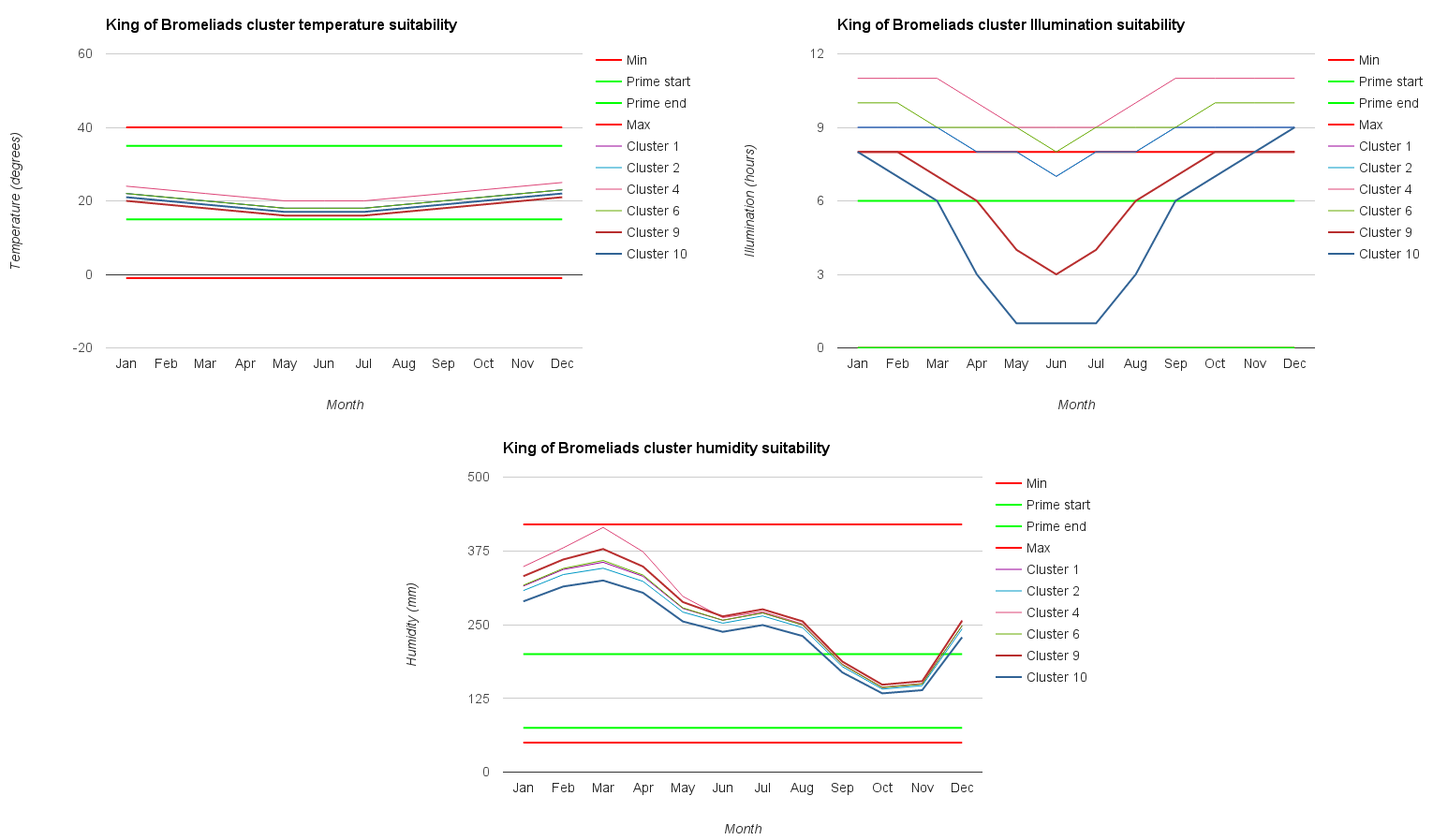
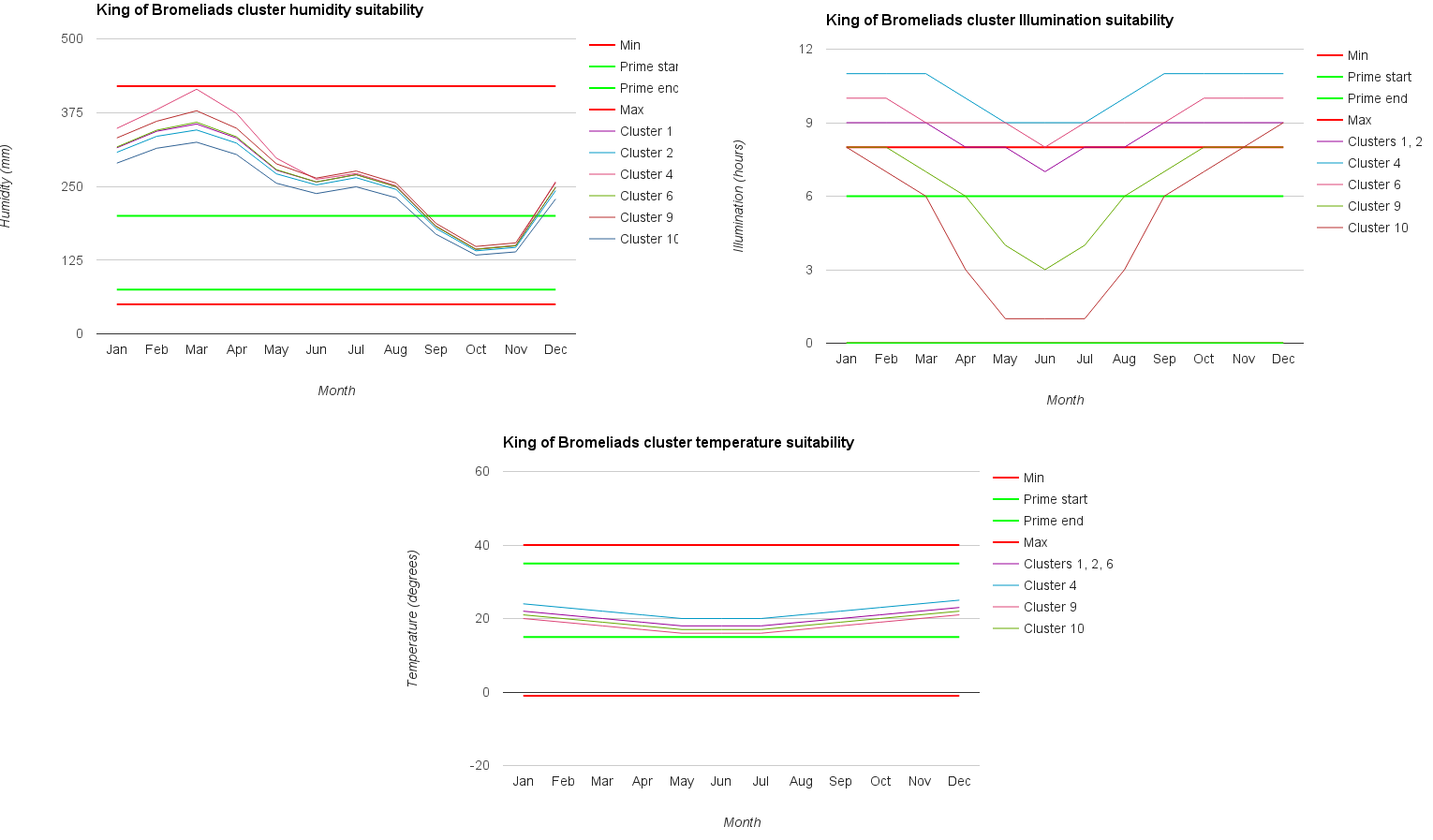
Before/after of a 1433 × 840 layered artwork. What changed in the layer stack:
moved "illum.png" above "hum.png", painted on it over [677, 14, 1423, 440]
renamed "temp.png" to "hum.png", painted on it over [0, 3, 699, 440]
renamed "hum.png" to "temp.png", painted on it over [354, 395, 1113, 834]
